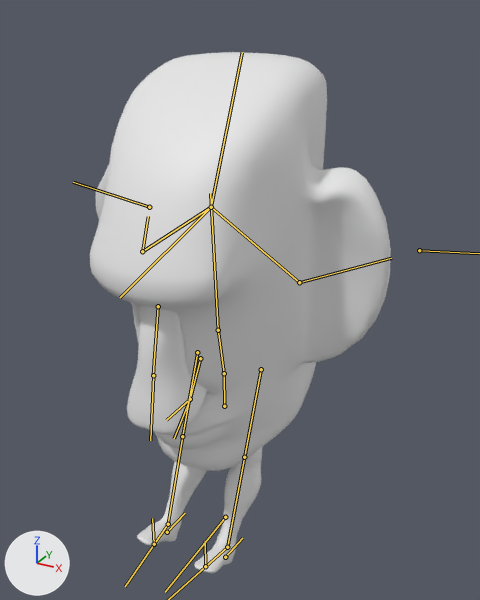
Before and after pictures for a commit that changed the FBX model Assets/Game/FBX/Moai_Character_Model_rig.fbx.
One viewpoint serves both versions: a 50 mm camera at (7.63, -13.02, 13.45) aimed at (0.53, -0.11, 7.0). Every picture has the same lights, and +X, +Y and +Z are marked at lower left. Both versions are drawn at frame 1 of the action 'Maoi_Armature|Hard_Stop'; the numbers are the values there. The bones that bend it are drawn over the model as lines.

Objects in the first picture: 'Head', 'LeftLeg', 'Nose', 'RightLeg'.
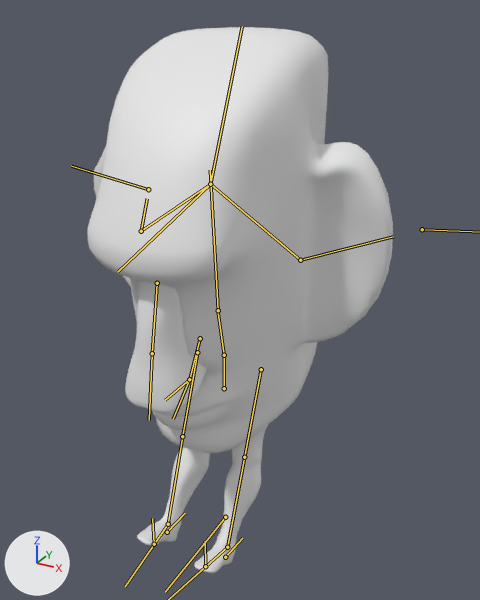
What differs and where, as boxes [x1, y1, x2, y2] in the pictures (480 x 600 px):
'Head', posed: before [90, 52, 391, 471]; after [87, 27, 393, 453]
'Nose', posed: before [127, 306, 208, 434]; after [125, 282, 207, 413]
bone 'Spine', root to tip: before (224, 406) to (224, 373); after (224, 388) to (224, 355)

The edits, one by one:
Bone 'Spine' (bone_spine) moves from (0.0, -0.53, 0.0) to (0.0, 0.0, 0.0).
